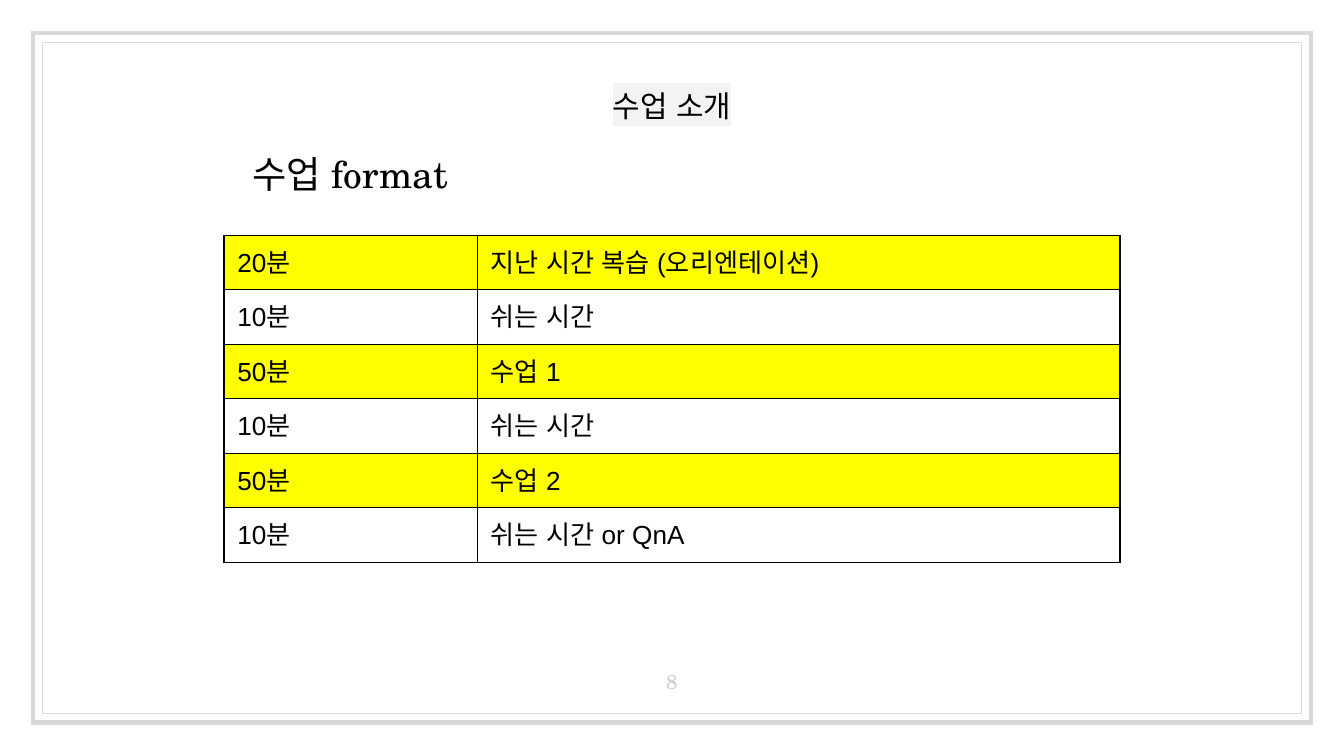
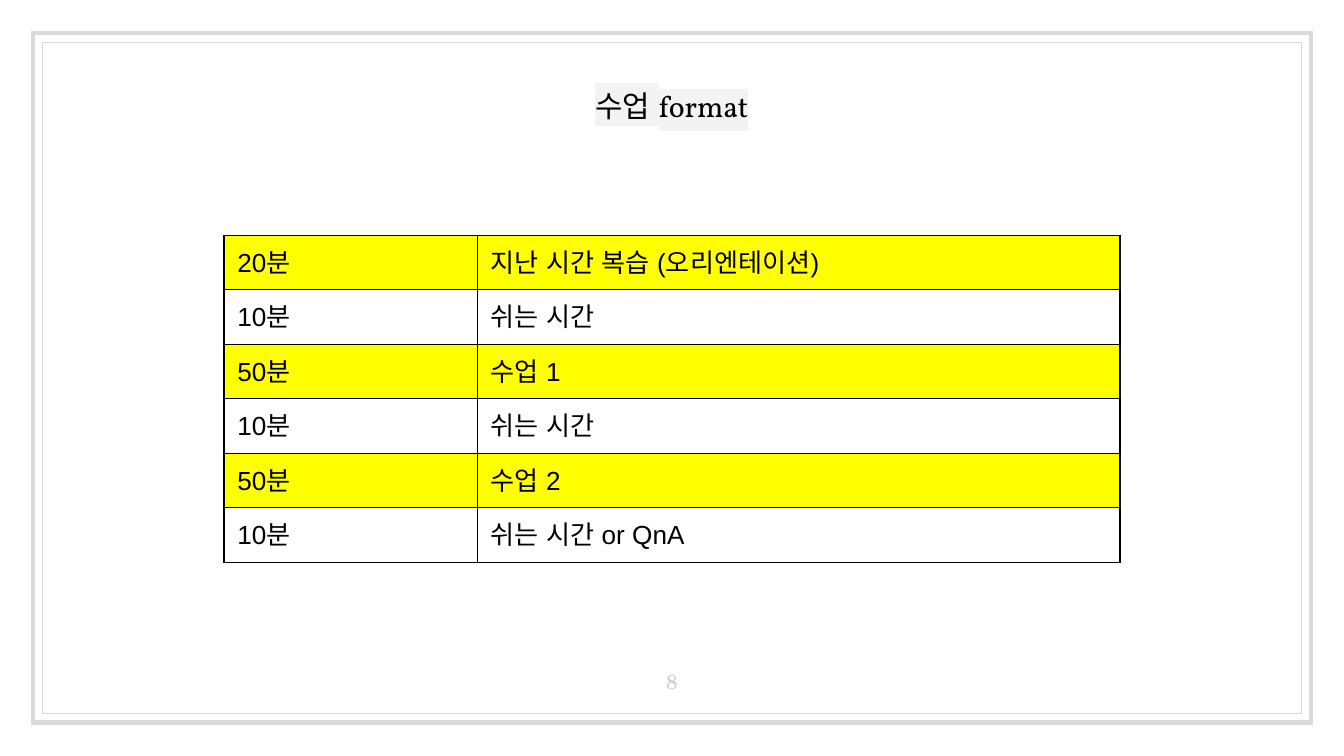
Before and after one commit to kangtegong-lectures/ai-class, a slide deck: slide 8 of 1일차/1026-1-오리엔테이션.pptx. Drawn at 1344x756 pixels with LibreOffice and Linux fonts; fonts in the diff are those of the drawing. Boxes give left, top, right and bottom in pixels: in the first picture for what was removed or moved away, otherwise in the second. Text is boxed around its words. In the diff, an @@ line names an element or a change of style, - is before the commit and + after.

```diff
--- a/1일차/1026-1-오리엔테이션.pptx
+++ b/1일차/1026-1-오리엔테이션.pptx
@@ title at (595,92,749,120): text changed @@
-수업 소개
+수업 format
@@ text removed at (252,157,448,191) @@
-수업 format
```
Also in this commit, not shown: 4 other slides changed, 2 slides added, 2 slides removed, 7 other files.
